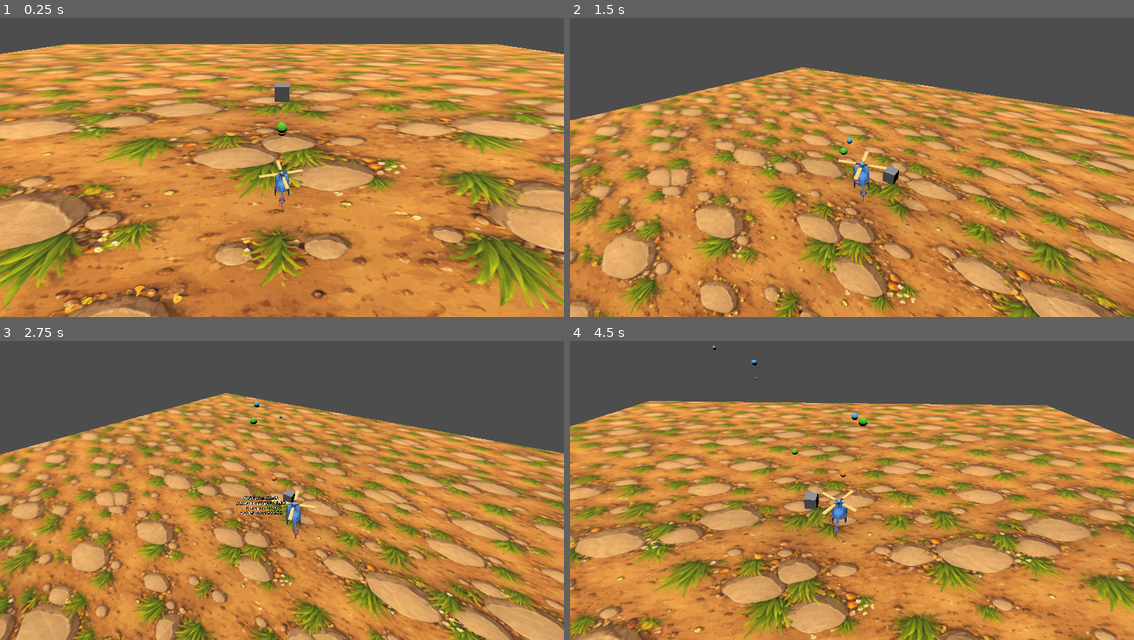
Above: before the commit, frames 1-4 (two rows, left to right).
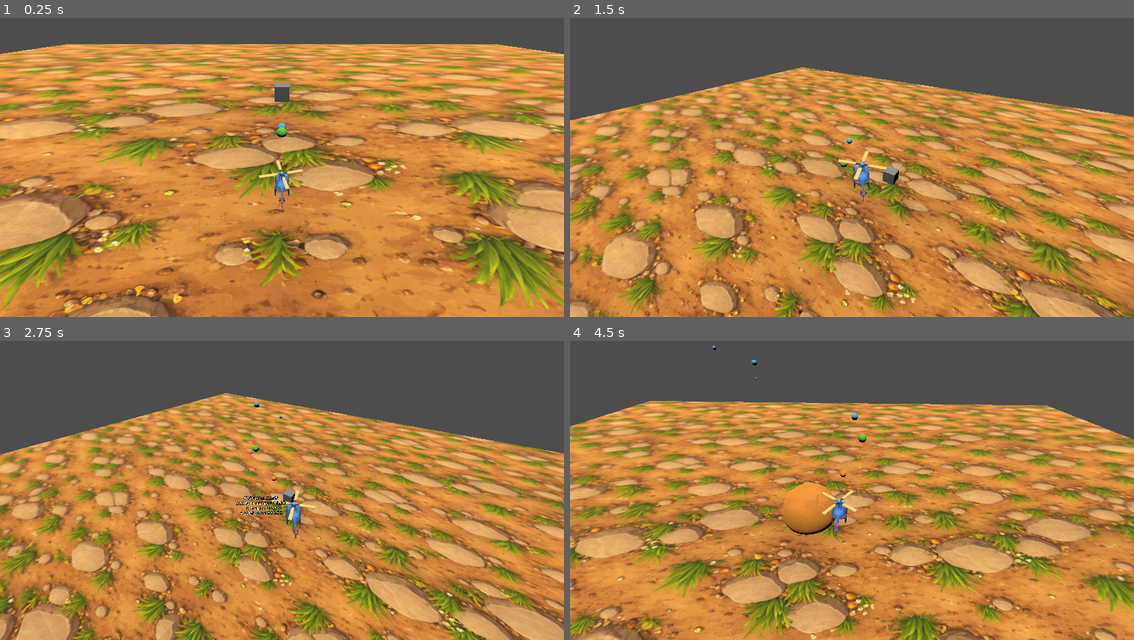
Above: after the commit, the same moments.

Repository: tokkoro/hordecopter
Game: Godot game, scene res://theworld.tscn
Same seed, same stepped clock (60 frames per second), same inputs: the game is played once before the commit and once after it.
Inputs:
- Up to frame 1 (0.25 s): no input
- Up to frame 2 (1.5 s): hold D (p1_thrust_right) 0.53-1.28 s; hold Q (p1_rotate_ccw) 0.53-1.28 s; hold S (p1_thurst_backward) from 1.28 s (still down); tap E (p1_rotate_cw) at 1.35 s
- Up to frame 3 (2.75 s): release S (p1_thurst_backward) at 2.03 s; hold D (p1_thrust_right) from 2.03 s (still down); tap G (p1_show_info_toggle) at 2.1 s
- Up to frame 4 (4.5 s): release D (p1_thrust_right) at 2.78 s; hold W (p1_thrust_forward) 2.78-3.53 s; tap Q (p1_rotate_ccw) at 2.85 s; hold E (p1_rotate_cw) 3.53-4.28 s; hold A (p1_thurst_left) from 3.53 s (still down); tap G (p1_show_info_toggle) at 4.35 s

The runs differ from the first frame. In frame 1, less than 0.1% of the frame differs, in the area x 49-51%, y 34-41%; in frame 2, less than 0.1%; in frame 3, less than 0.1%; in frame 4, 1.2%, in the area x 37-53%, y 25-65%.

Commit message:
feat(weapons): add grenade explosion effect

Diff:
--- /dev/null
+++ b/hordecopter-godot/weapons/grenade_explosion.gd
@@ -0,0 +1,89 @@
+###############################################################
+# weapons/grenade_explosion.gd
+# Key Classes      • GrenadeExplosion – visual blast + damage pulse
+# Key Functions    • configure() – seed damage and radius
+# Critical Consts  • n/a
+# Editor Exports   • explosion_radius: float – Area3D blast radius
+# Dependencies     • n/a
+# Last Major Rev   • 25-09-20 – initial explosion effect
+###############################################################
+
+class_name GrenadeExplosion
+extends Area3D
+
+@export var explosion_radius: float = 2.5
+@export var explosion_damage: float = 10.0
+@export var expansion_time: float = 0.18
+@export var linger_time: float = 0.35
+@export var explosion_color: Color = Color(1.0, 0.6, 0.2, 0.9)
+@export var emission_color: Color = Color(1.0, 0.7, 0.25, 1.0)
+@export var emission_energy: float = 2.8
+
+var _explosion_has_damaged: bool = false
+@onready var _explosion_mesh: MeshInstance3D = $ExplosionMesh
+@onready var _explosion_collision: CollisionShape3D = $CollisionShape3D
+
+
+func configure(damage: float, radius: float) -> void:
+	explosion_damage = damage
+	explosion_radius = radius
+
+
+func _ready() -> void:
+	monitoring = true
+	monitorable = true
+	_apply_radius()
+	_prepare_material()
+	_play_burst()
+	call_deferred("_apply_damage")
+	var timer := get_tree().create_timer(expansion_time + linger_time)
+	timer.timeout.connect(queue_free)
+
+
+func _apply_radius() -> void:
+	if _explosion_collision.shape is SphereShape3D:
+		var sphere := _explosion_collision.shape as SphereShape3D
+		sphere.radius = explosion_radius
+	_explosion_mesh.scale = Vector3.ONE * max(0.1, explosion_radius * 2.0)
+
+
+func _prepare_material() -> void:
+	if _explosion_mesh.material_override == null:
+		return
+	var material := _explosion_mesh.material_override.duplicate()
+	_explosion_mesh.material_override = material
+	if material is StandardMaterial3D:
+		var standard := material as StandardMaterial3D
+		standard.transparency = BaseMaterial3D.TRANSPARENCY_ALPHA
+		standard.albedo_color = explosion_color
+		standard.emission = emission_color
+		standard.emission_energy = emission_energy
+
+
+func _play_burst() -> void:
+	_explosion_mesh.scale = Vector3.ONE * 0.1
+	var target_scale: Vector3 = Vector3.ONE * max(0.2, explosion_radius * 2.0)
+	var tween := create_tween()
+	var scale_tween := tween.tween_property(_explosion_mesh, "scale", target_scale, expansion_time)
+	scale_tween.set_trans(Tween.TRANS_BACK)
+	scale_tween.set_ease(Tween.EASE_OUT)
+	if _explosion_mesh.material_override is StandardMaterial3D:
+		var standard := _explosion_mesh.material_override as StandardMaterial3D
+		var fade_color := standard.albedo_color
+		fade_color.a = 0.0
+		var fade_tween := tween.tween_property(standard, "albedo_color", fade_color, linger_time)
+		fade_tween.set_trans(Tween.TRANS_SINE)
+		fade_tween.set_ease(Tween.EASE_IN)
+
+
+func _apply_damage() -> void:
+	if _explosion_has_damaged:
+		return
+	_explosion_has_damaged = true
+	var bodies := get_overlapping_bodies()
+	for body in bodies:
+		if body is Node3D:
+			var node := body as Node3D
+			var distance := global_position.distance_to(node.global_position)
+			if distance <= explosion_radius and node.has_method("apply_damage"):
+				node.apply_damage(explosion_damage)
--- /dev/null
+++ b/hordecopter-godot/weapons/grenade_explosion.tscn
@@ -0,0 +1,26 @@
+[gd_scene format=3 uid="uid://cddv4r2w0ojly"]
+
+[ext_resource type="Script" uid="uid://b1kwnd8wlru2h" path="res://weapons/grenade_explosion.gd" id="1_grenade_explosion"]
+
+[sub_resource type="SphereMesh" id="SphereMesh_w4c0k"]
+radius = 0.5
+height = 1.0
+
+[sub_resource type="StandardMaterial3D" id="StandardMaterial3D_1t4gq"]
+albedo_color = Color(1, 0.58, 0.2, 0.9)
+emission = Color(1, 0.68, 0.3, 1)
+emission_energy = 2.8
+transparency = 1
+
+[sub_resource type="SphereShape3D" id="SphereShape3D_jj6fe"]
+radius = 1.0
+
+[node name="GrenadeExplosion" type="Area3D"]
+script = ExtResource("1_grenade_explosion")
+
+[node name="ExplosionMesh" type="MeshInstance3D" parent="."]
+mesh = SubResource("SphereMesh_w4c0k")
+material_override = SubResource("StandardMaterial3D_1t4gq")
+
+[node name="CollisionShape3D" type="CollisionShape3D" parent="."]
+shape = SubResource("SphereShape3D_jj6fe")
--- a/hordecopter-godot/weapons/grenade_projectile.gd
+++ b/hordecopter-godot/weapons/grenade_projectile.gd
@@ -12,12 +12,14 @@
 extends Area3D
 
 @export var speed: float = 10.0
-#@export var gravity: float = 18.0
+@export var grenade_gravity: float = 18.0
 @export var lifetime: float = 2.2
 @export var explosion_radius: float = 2.5
+@export var explosion_scene: PackedScene
 
 var _weapon_damage: float = 0.0
 var _velocity: Vector3 = Vector3.ZERO
+var _grenade_has_exploded: bool = false
 
 
 func _ready() -> void:
@@ -39,7 +41,7 @@
 
 
 func _physics_process(delta: float) -> void:
-	_velocity.y -= gravity * delta
+	_velocity.y -= grenade_gravity * delta
 	global_position += _velocity * delta
 
 
@@ -48,13 +50,19 @@
 
 
 func _explode() -> void:
-	if not is_inside_tree():
+	if _grenade_has_exploded or not is_inside_tree():
 		return
-	var bodies := get_overlapping_bodies()
-	for body in bodies:
-		if body is Node3D:
-			var node := body as Node3D
-			var distance := global_position.distance_to(node.global_position)
-			if distance <= explosion_radius and node.has_method("apply_damage"):
-				node.apply_damage(_weapon_damage)
+	_grenade_has_exploded = true
+	if explosion_scene:
+		var explosion := explosion_scene.instantiate()
+		var target_parent := get_parent()
+		if target_parent == null:
+			target_parent = get_tree().current_scene
+		if target_parent:
+			target_parent.add_child(explosion)
+		if explosion is Node3D:
+			var explosion_node := explosion as Node3D
+			explosion_node.global_position = global_position
+		if explosion.has_method("configure"):
+			explosion.configure(_weapon_damage, explosion_radius)
 	queue_free()
--- a/hordecopter-godot/weapons/grenade_projectile.tscn
+++ b/hordecopter-godot/weapons/grenade_projectile.tscn
@@ -1,6 +1,7 @@
 [gd_scene format=3 uid="uid://bn3m1t2hpss8c"]
 
-[ext_resource type="Script" uid="uid://c7vvx8n4hlg27" path="res://weapons/grenade_projectile.gd" id="1_grenade"]
+[ext_resource type="Script" uid="uid://cjhu7dwnjfo1n" path="res://weapons/grenade_projectile.gd" id="1_grenade"]
+[ext_resource type="PackedScene" uid="uid://cddv4r2w0ojly" path="res://weapons/grenade_explosion.tscn" id="2_grenade_explosion"]
 
 [sub_resource type="SphereMesh" id="SphereMesh_v4b7k"]
 radius = 0.25
@@ -14,6 +15,7 @@
 
 [node name="GrenadeProjectile" type="Area3D"]
 script = ExtResource("1_grenade")
+explosion_scene = ExtResource("2_grenade_explosion")
 
 [node name="MeshInstance3D" type="MeshInstance3D" parent="."]
 mesh = SubResource("SphereMesh_v4b7k")
Not shown, added: hordecopter-godot/weapons/grenade_explosion.gd.uid
Not shown, added: hordecopter-godot/weapons/grenade_projectile.gd.uid
